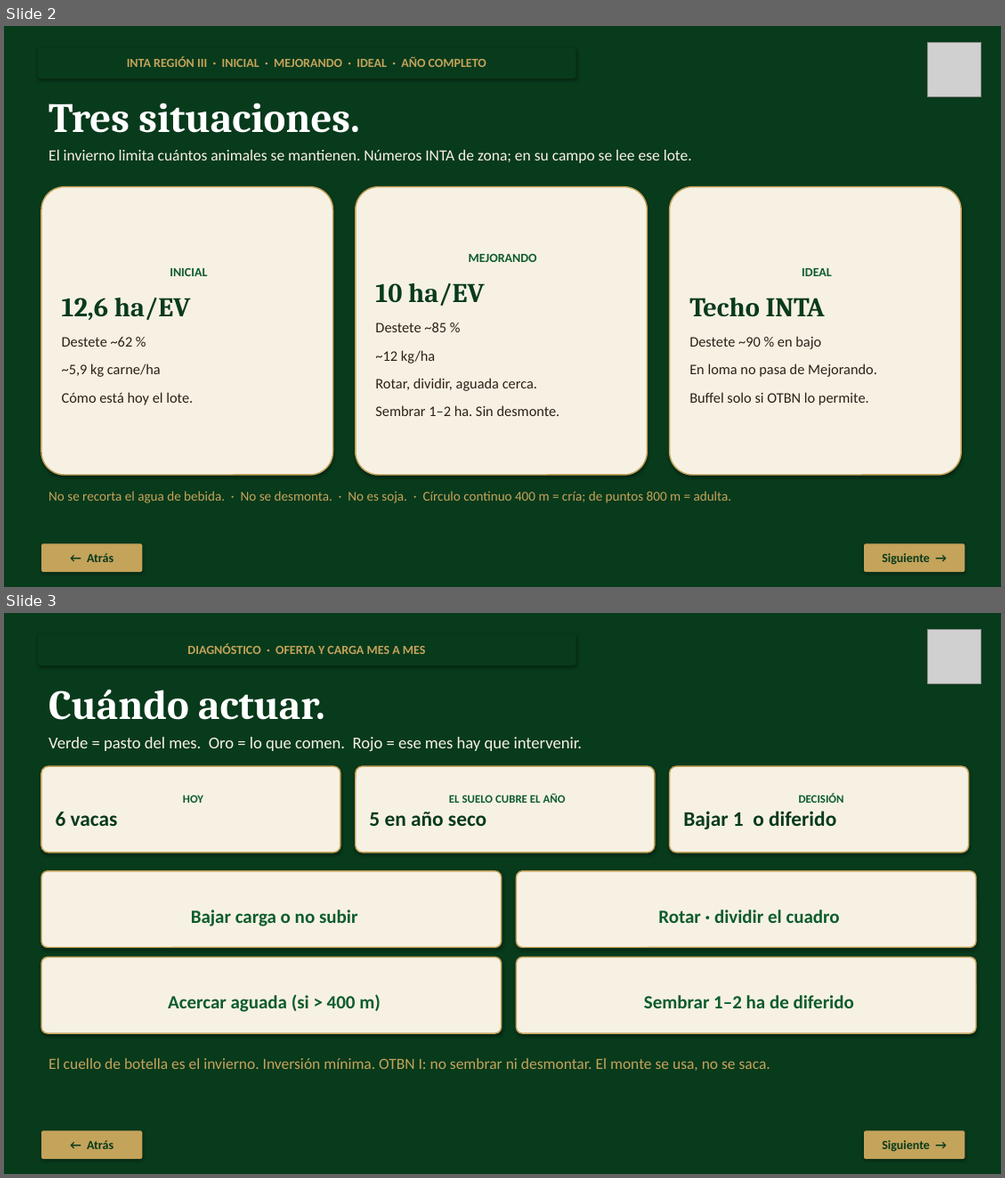
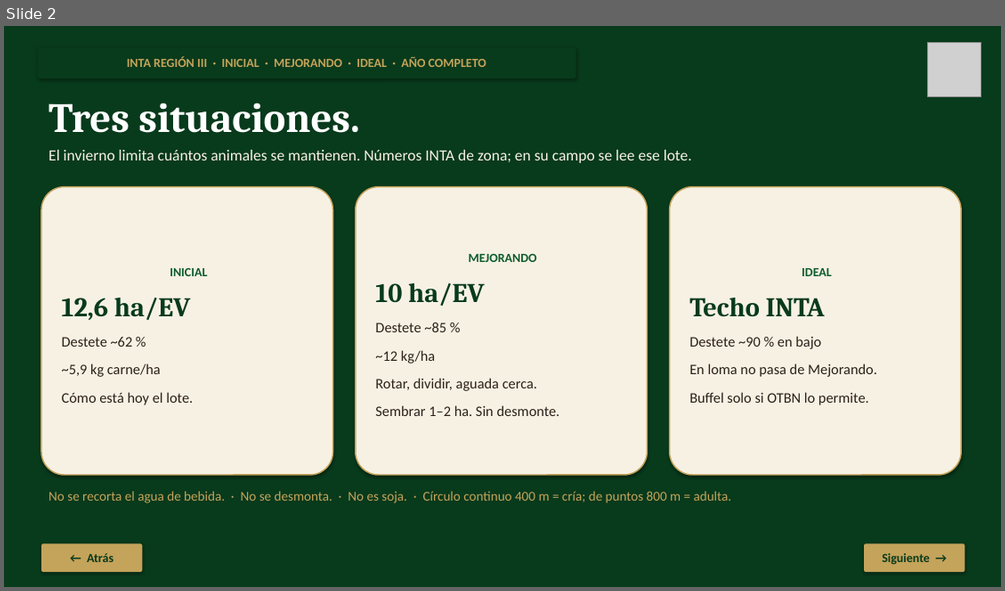
Before and after one commit to jose2026-market/gemelo-500ha-la-calera, a slide deck: Gemelo-Digital-Ganadero-productores.pptx. Shown one above the other, each under a label of ours: slides 2 and 3 before the commit, slide 2 after it. The pictures are 1005x1178 and 1005x591 pixels, drawn with LibreOffice and Linux fonts; fonts in the diff are those of the drawing; grey boxes stand for pictures. Boxes give left, top, right and bottom in pixels: in the first picture for what was removed or moved away, otherwise in the second. Text is boxed around its words. In the diff, an @@ line names an element or a change of style, - is before the commit and + after.

```diff
--- a/Gemelo-Digital-Ganadero-productores.pptx
+++ b/Gemelo-Digital-Ganadero-productores.pptx
@@ slide 3 removed at box(4, 613, 1001, 1174), background #083A1C @@
@@ rounded rectangle removed at box(38, 634, 576, 666) @@
-DIAGNÓSTICO · OFERTA Y CARGA MES A MES
@@ picture removed at box(928, 629, 981, 683) @@
@@ text removed at box(48, 689, 325, 720) @@
-Cuándo actuar.
@@ text removed at box(48, 737, 582, 751) @@
-Verde = pasto del mes. Oro = lo que comen. Rojo = ese mes hay que intervenir.
@@ rounded rectangle removed at box(41, 766, 340, 852) @@
-HOY
-6 vacas
@@ rounded rectangle removed at box(356, 766, 655, 852) @@
-EL SUELO CUBRE EL AÑO
-5 en año seco
@@ rounded rectangle removed at box(670, 766, 969, 852) @@
-DECISIÓN
-Bajar 1 o diferido
@@ rounded rectangle removed at box(41, 871, 502, 948) @@
-Bajar carga o no subir
@@ rounded rectangle removed at box(517, 871, 976, 948) @@
-Rotar · dividir el cuadro
@@ rounded rectangle removed at box(41, 957, 502, 1033) @@
-Acercar aguada (si > 400 m)
@@ rounded rectangle removed at box(517, 957, 976, 1033) @@
-Sembrar 1–2 ha de diferido
@@ text removed at box(48, 1058, 770, 1070) @@
-El cuello de botella es el invierno. Inversión mínima. OTBN I: no sembrar ni desmontar. El monte se usa, no se saca.
@@ rounded rectangle removed at box(41, 1130, 142, 1159) @@
-← Atrás
@@ rounded rectangle removed at box(864, 1130, 965, 1159) @@
-Siguiente →
```
Also in this commit, not shown: 1 slide changed, 1 slide added, 3 other files.
